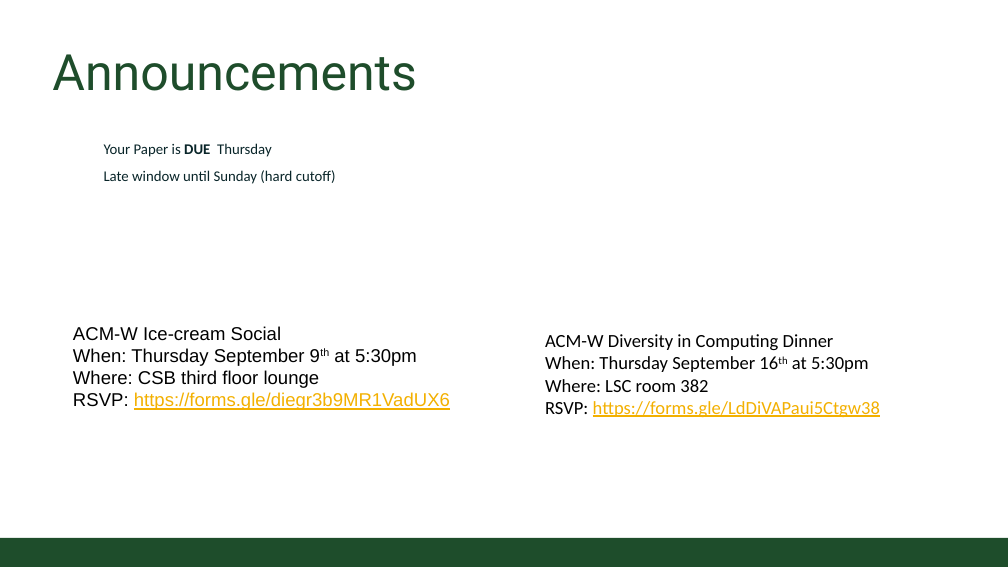
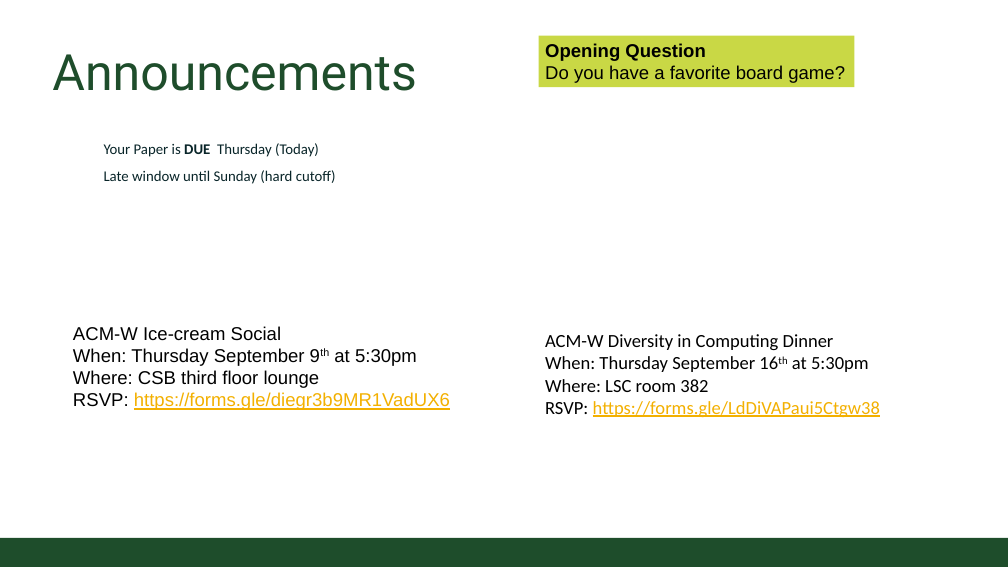
Before and after one commit to CSU-CS150B/handouts, a slide deck: slide 2 of Slides/On-Campus/03_02_Logic-Conditionals.pptx. Drawn at 1008x567 pixels with LibreOffice and Linux fonts; fonts in the diff are those of the drawing; background and template pictures are left out. Boxes give left, top, right and bottom in pixels: in the first picture for what was removed or moved away, otherwise in the second. Text is boxed around its words. In the diff, an @@ line names an element or a change of style, - is before the commit and + after.

```diff
--- a/Slides/On-Campus/03_02_Logic-Conditionals.pptx
+++ b/Slides/On-Campus/03_02_Logic-Conditionals.pptx
@@ rectangle added at <box>538,35,854,87</box>, fill #C9D845, 20 pt, text #000000 @@
+Opening Question
+Do you have a favorite board game?
@@ text at <box>104,143,319,157</box>: text changed @@
-  Your Paper is DUE Thursday
+  Your Paper is DUE Thursday (Today)
```
Also in this commit, not shown: 2 other slides changed, 1 other file.
